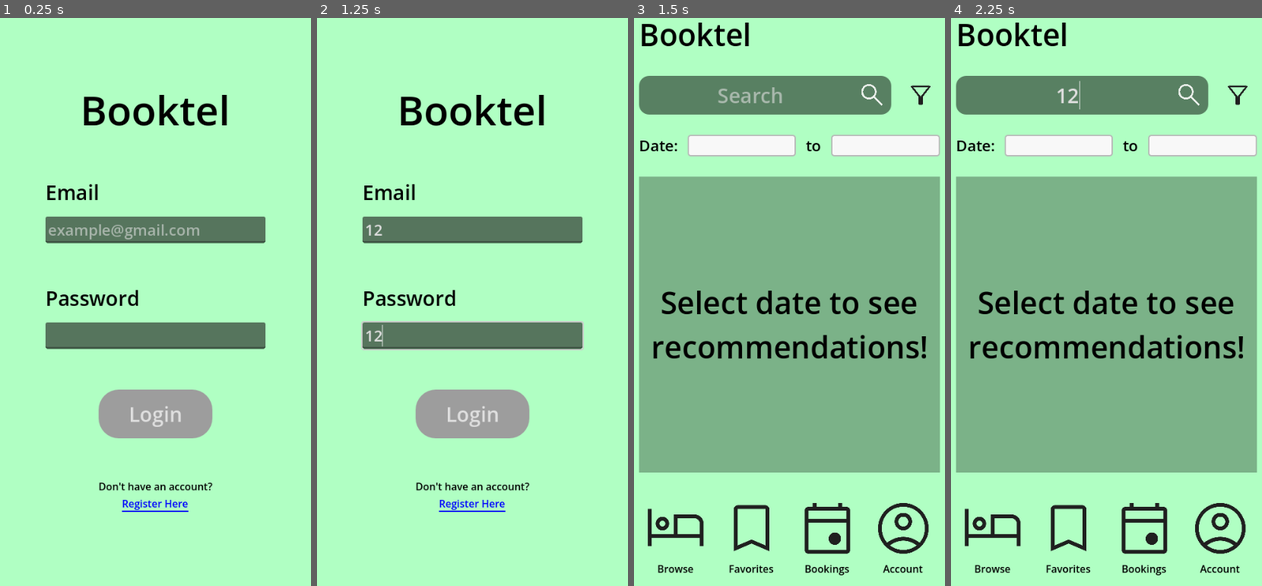
Above: before the commit, frames 1-4 (left to right).
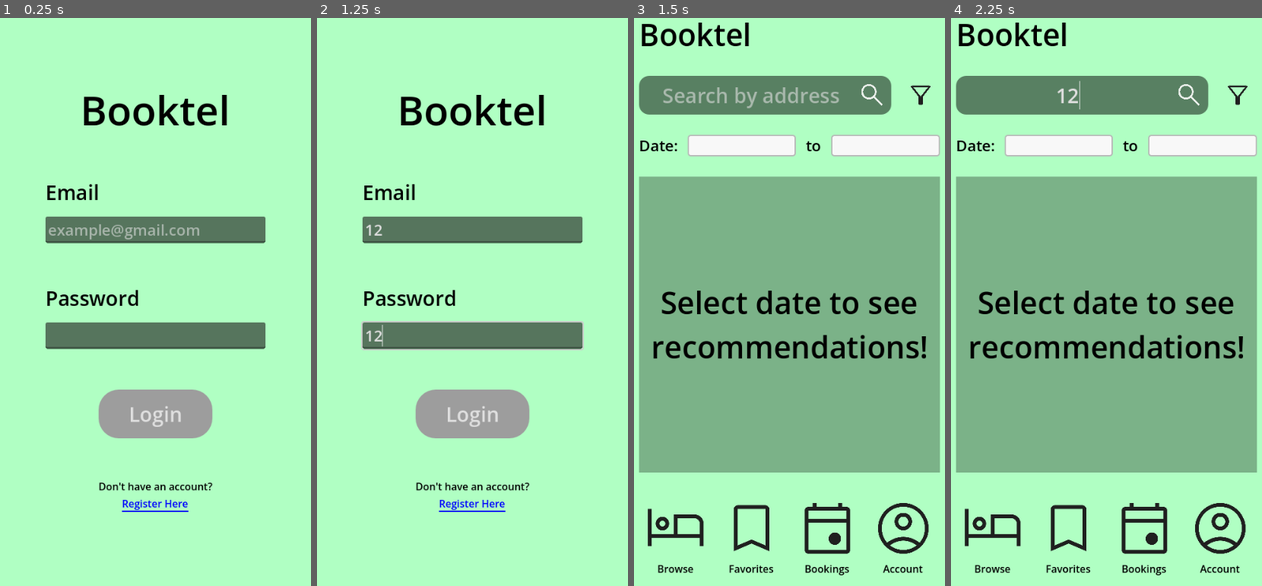
Above: after the commit, the same moments.

Repository: feois/BMIT2203-Assignment
Game: Godot game, scene res://scenes/login.tscn
Two runs of this game, one before a commit and one after it. Both use one fixed random seed, a clock stepped at 60 frames per second and the inputs below. The engine's default icon, where the game draws it, is replaced by a stand-in: a white triangle on a blue panel in a dark square.
Inputs (mouse positions are in pixels of both pictures, inside the frame that each line leads up to):
- Up to frame 1 (0.25 s): no input
- Up to frame 2 (1.25 s): click (472, 228) at 0.52 s; type "12" at 0.6 s; click (472, 336) at 0.75 s; type "12" at 0.83 s
- Up to frame 3 (1.5 s): click "Login" at 1.25 s
- Up to frame 4 (2.25 s): click (1081, 97) at 2.02 s; type "12" at 2.1 s

Frames 1-2 are identical in both runs. In frame 3, 0.6% of the frame differs, in the area x 9-67%, y 12-16%; in frame 4, nothing differs.

Commit message:
menu and booking

Diff:
--- a/prefabs/menu_hotel.tscn
+++ b/prefabs/menu_hotel.tscn
@@ -88,7 +88,7 @@
 layout_mode = 2
 size_flags_vertical = 3
 mouse_filter = 1
-theme_override_font_sizes/font_size = 16
+theme_override_font_sizes/font_size = 12
 autowrap_mode = 3
 
 [node name="Price" type="Label" parent="MarginContainer/MarginContainer/VBoxContainer" unique_id=1725686552]
--- a/scenes/booking.tscn
+++ b/scenes/booking.tscn
@@ -317,10 +317,10 @@
 
 [node name="MarginContainer2" type="MarginContainer" parent="Popup/MarginContainer/PanelContainer/MarginContainer/VBoxContainer" unique_id=836683967]
 layout_mode = 2
+size_flags_vertical = 3
 
 [node name="Confirmation" type="VBoxContainer" parent="Popup/MarginContainer/PanelContainer/MarginContainer/VBoxContainer/MarginContainer2" unique_id=717091776]
 unique_name_in_owner = true
-visible = false
 layout_mode = 2
 theme_override_constants/separation = 32
 
@@ -335,24 +335,29 @@
 layout_mode = 2
 theme_override_styles/separator = SubResource("StyleBoxLine_m6f56")
 
-[node name="Label2" type="Label" parent="Popup/MarginContainer/PanelContainer/MarginContainer/VBoxContainer/MarginContainer2/Confirmation" unique_id=2006722324]
-custom_minimum_size = Vector2(1, 1)
-layout_mode = 2
+[node name="ScrollContainer" type="ScrollContainer" parent="Popup/MarginContainer/PanelContainer/MarginContainer/VBoxContainer/MarginContainer2/Confirmation" unique_id=757652284]
+layout_mode = 2
+size_flags_vertical = 3
+
+[node name="Label2" type="Label" parent="Popup/MarginContainer/PanelContainer/MarginContainer/VBoxContainer/MarginContainer2/Confirmation/ScrollContainer" unique_id=2006722324]
+custom_minimum_size = Vector2(1, 1)
+layout_mode = 2
+size_flags_horizontal = 3
 theme_override_font_sizes/font_size = 24
 text = "Name: Soon Yik
 Hotel: Trivago
 Date: 1/2/2026 - 3/4/2026
 Room:
 1× Studio Twin
-1x Family Junior Suite
+1× Family Junior Suite
+Extra request:
+1× Extra Bed
+1× Baby Crib
+GYM Room
 
 Total: RM 500.00"
 autowrap_mode = 3
 
-[node name="Space" type="Control" parent="Popup/MarginContainer/PanelContainer/MarginContainer/VBoxContainer/MarginContainer2/Confirmation" unique_id=117970398]
-layout_mode = 2
-size_flags_vertical = 3
-
 [node name="ConfirmationButton" type="Button" parent="Popup/MarginContainer/PanelContainer/MarginContainer/VBoxContainer/MarginContainer2/Confirmation" unique_id=2137650391]
 layout_mode = 2
 theme = SubResource("Theme_dubw5")
@@ -361,6 +366,7 @@
 
 [node name="Payment" type="VBoxContainer" parent="Popup/MarginContainer/PanelContainer/MarginContainer/VBoxContainer/MarginContainer2" unique_id=223746512]
 unique_name_in_owner = true
+visible = false
 layout_mode = 2
 theme_override_constants/separation = 16
 
--- a/scenes/menu.gd
+++ b/scenes/menu.gd
@@ -26,7 +26,7 @@
 	var terms := search.text
 
 	for hotel in get_hotels():
-		hotel.visible = terms.is_empty() or hotel.hotel_name.to_lower().contains(terms)
+		hotel.visible = terms.is_empty() or hotel.address.to_lower().contains(terms)
 		if ((hotel.rating < rating) if rating_option.selected == 0 else (hotel.rating != rating)):
 			hotel.visible = false
 		if hotel.price_min > price:
--- a/scenes/menu.tscn
+++ b/scenes/menu.tscn
@@ -134,7 +134,7 @@
 theme_override_font_sizes/font_size = 32
 theme_override_styles/normal = SubResource("StyleBoxFlat_g3eks")
 theme_override_styles/focus = SubResource("StyleBoxEmpty_13sgg")
-placeholder_text = "Search"
+placeholder_text = "Search by address"
 alignment = 1
 caret_blink = true
 right_icon = ExtResource("1_lti8b")
@@ -200,12 +200,14 @@
 size_flags_vertical = 3
 theme_override_constants/scrollbar_h_separation = 8
 horizontal_scroll_mode = 0
+vertical_scroll_mode = 4
 scroll_hint_mode = 1
 
 [node name="Hotels" type="GridContainer" parent="MarginContainer/VBoxContainer/PanelContainer/ScrollContainer" unique_id=423356068]
 unique_name_in_owner = true
 layout_mode = 2
 size_flags_horizontal = 3
+theme_override_constants/h_separation = 0
 columns = 2
 
 [node name="MenuHotel" parent="MarginContainer/VBoxContainer/PanelContainer/ScrollContainer/Hotels" unique_id=273911559 instance=ExtResource("2_mae5d")]
@@ -214,6 +216,7 @@
 image = ExtResource("8_6cdou")
 hotel_name = "Alia Premier KLCC"
 rating = 4.0
+address = "3rd Floor, 138, Jln Ampang, Kampung Baru, 50450 Kuala Lumpur, Wilayah Persekutuan Kuala Lumpur"
 price_min = 159
 price_max = 432
 
@@ -223,6 +226,7 @@
 image = ExtResource("9_6cdou")
 hotel_name = "AXON Residences Kuala Lumpur"
 rating = 3.0
+address = "Axon Residence, Jalan Walter Granier, Bukit Bintang, 55100 Kuala Lumpur, Wilayah Persekutuan Kuala Lumpur"
 price_min = 169
 price_max = 475
 
@@ -231,6 +235,7 @@
 size_flags_vertical = 0
 image = ExtResource("8_ufwb2")
 hotel_name = "Platinum Suites"
+address = "Jalan sultan Ismail, Jln Tun Razak, 50250 Kuala Lumpur, Wilayah Persekutuan Kuala Lumpur"
 price_min = 255
 price_max = 510
 
@@ -240,6 +245,7 @@
 image = ExtResource("8_ufwb2")
 hotel_name = "Luxe Suites Home"
 rating = 4.0
+address = "18, Jalan Dewan Sultan Sulaiman, Chow Kit, 50300 Kuala Lumpur, Wilayah Persekutuan Kuala Lumpur"
 price_min = 116
 price_max = 387
 
@@ -258,6 +264,7 @@
 
 [node name="FilterPopup" type="MarginContainer" parent="." unique_id=716215844]
 unique_name_in_owner = true
+visible = false
 layout_mode = 0
 offset_left = 44.0
 offset_top = 346.0
